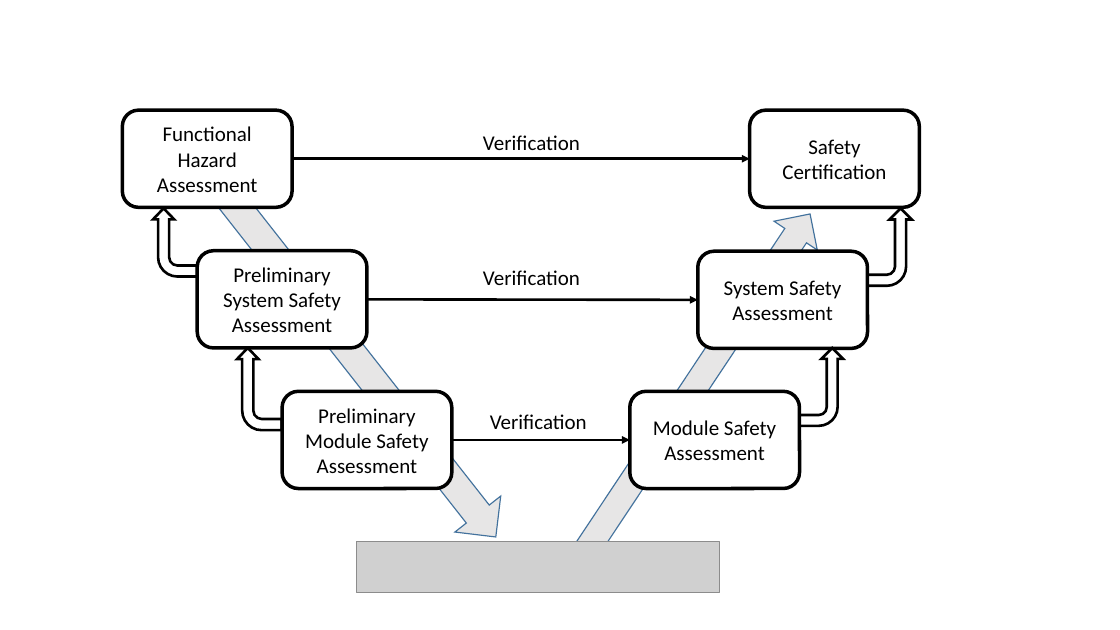
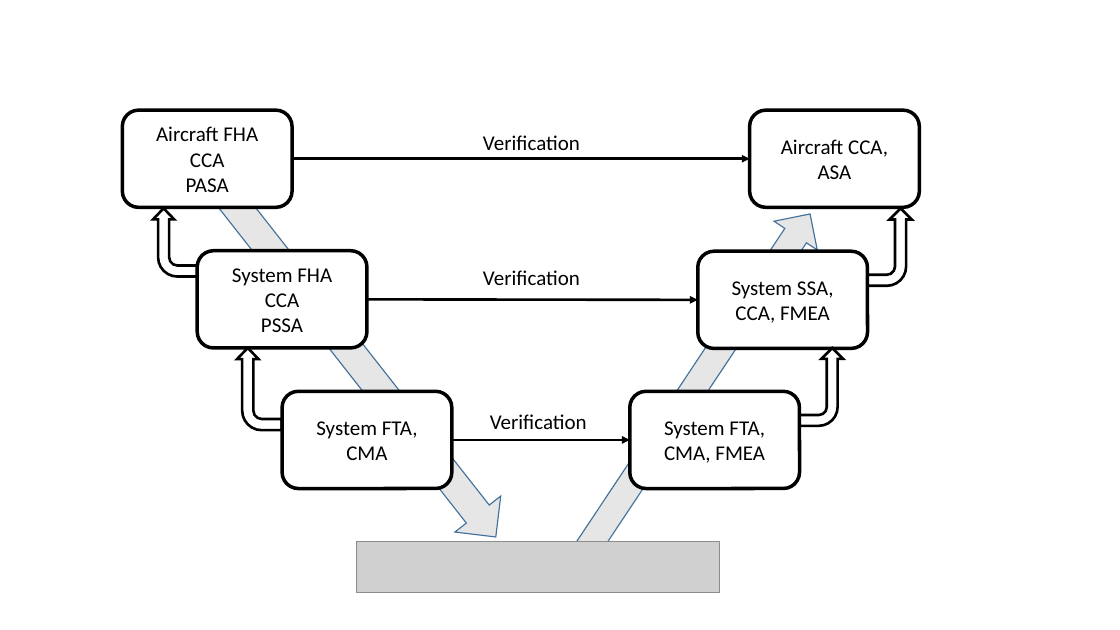
Before and after one commit to dkstewart/University-Research, a slide deck: slide 2 of Thesis/images/vModel.pptx. Drawn at 1120x630 pixels with LibreOffice and Linux fonts; fonts in the diff are those of the drawing; grey boxes stand for pictures. Boxes give left, top, right and bottom in pixels: in the first picture for what was removed or moved away, otherwise in the second. Text is boxed around its words. In the diff, an @@ line names an element or a change of style, - is before the commit and + after.

```diff
--- a/Thesis/images/vModel.pptx
+++ b/Thesis/images/vModel.pptx
@@ text in rounded rectangle at bbox=[156, 126, 258, 192]: text changed @@
-Functional Hazard Assessment
+Aircraft FHA
+CCA
+PASA
@@ text in rounded rectangle at bbox=[781, 139, 888, 179]: text changed @@
-Safety Certification
+Aircraft CCA, ASA
@@ text in rounded rectangle at bbox=[232, 268, 332, 332]: text changed @@
-Preliminary System Safety Assessment
+System FHA
+CCA
+PSSA
@@ text in rounded rectangle at bbox=[732, 281, 834, 323]: text changed @@
-System Safety Assessment
+System SSA, CCA, FMEA
@@ text in rounded rectangle at bbox=[316, 421, 418, 460]: text changed @@
-Preliminary Module Safety Assessment
+System FTA, CMA
@@ text in rounded rectangle at bbox=[664, 421, 765, 463]: text changed @@
-Module Safety Assessment
+System FTA, CMA, FMEA
```
Also in this commit, not shown: 15 other files.
